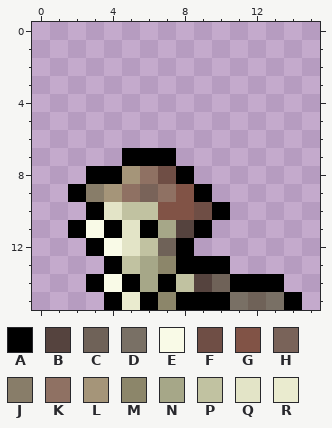
A pixel-art sprite gets an edit: art/skeleton.png. That is the earlier state.
The file is 16x16 pixels.
Palette (. is transparent): A #000000  B #55433e  C #6f6258  D #797065  E #f9fae7  F #6f4e45  G #815346  H #796359  J #887d69  K #8f7163  L #a59579  M #8c866a  N #a6a788  P #c1c2a1  Q #e3e4c7  R #eaebcf
The result:
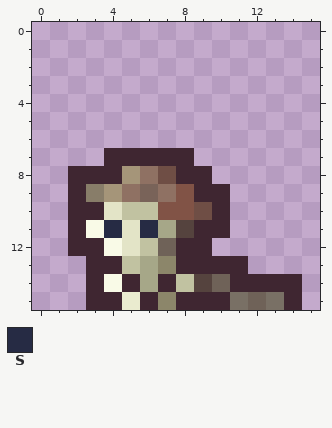
Colours new in this view: S #262b44
Edits made:
colour A: #000000 -> #3f2631
Changed rows in their new state; - is a pixel that keeps its letter.
first column x 2:
 7 --A---A------
 8 A------A-----
 9 --------A----
10 A------------
11 --S-S---A----
12 A------A-----
13 -A-------A---
14 ------------A
15 -A-----------
Where, in picture pixels (left, top, right, bottom), the same in both pictures:
changed: (68, 148, 302, 310)
